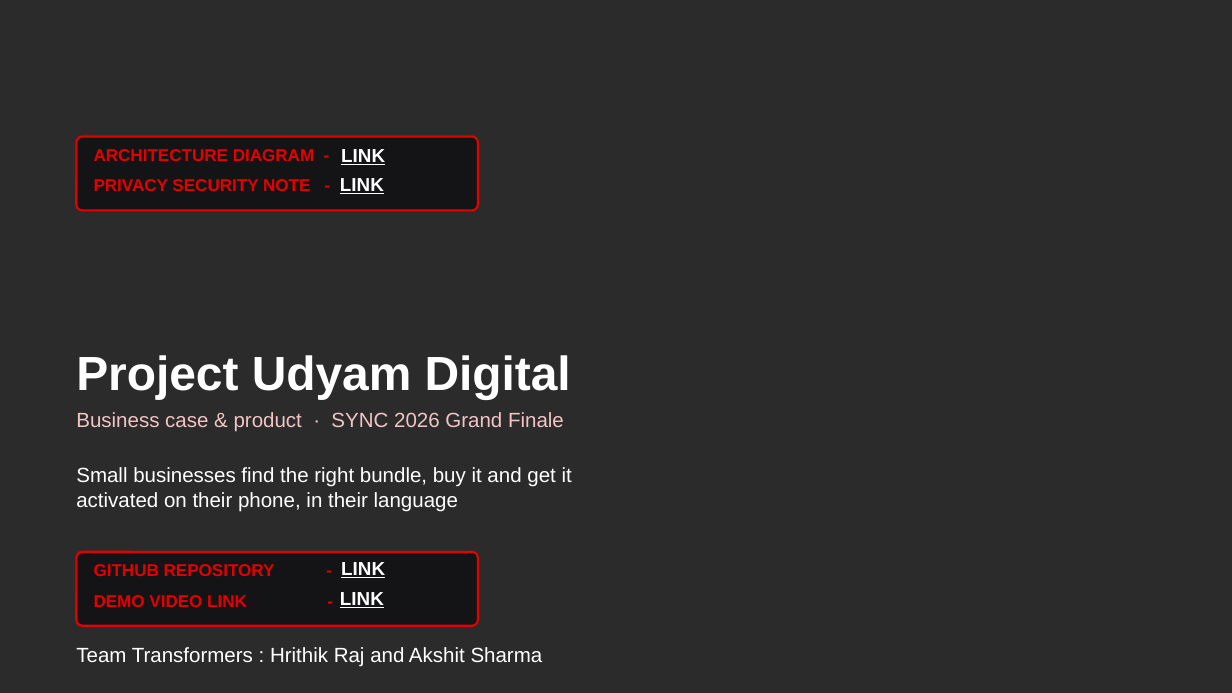
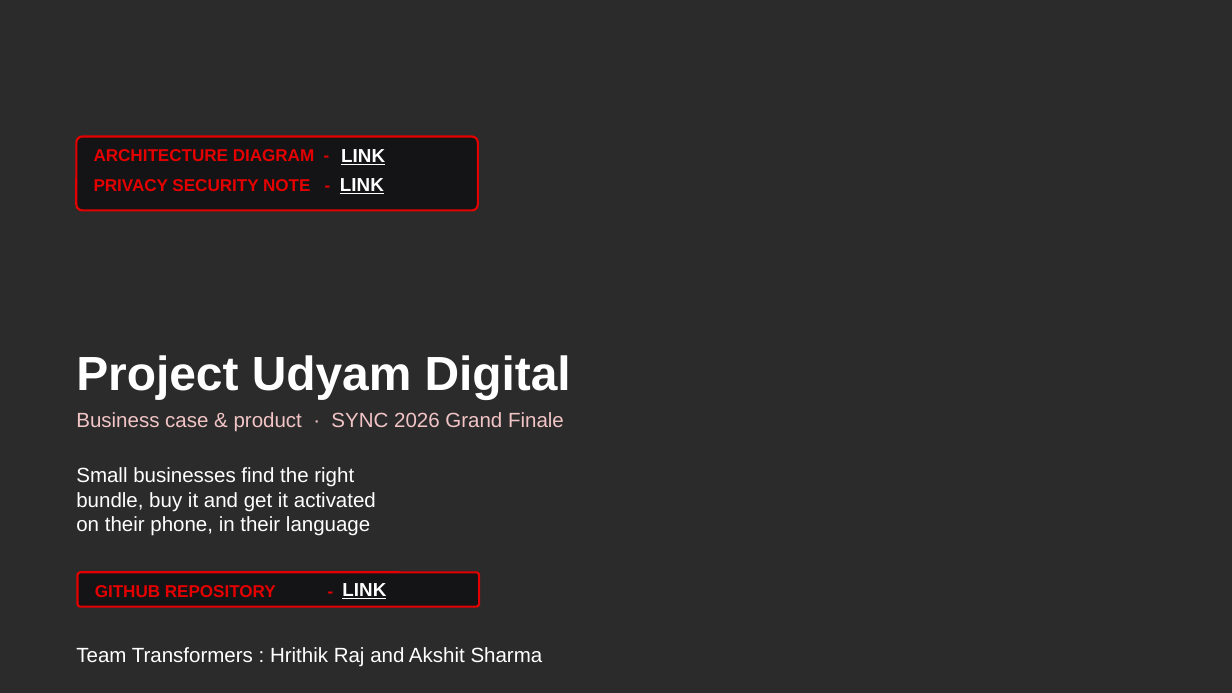
Before and after one commit to Hrithikkraj/Airtel-Udyam-hackathon, a slide deck: slide 1 of Transformers_IIITDelhi.pptx. Drawn at 1232x693 pixels with LibreOffice and Linux fonts; fonts in the diff are those of the drawing; background and template pictures are left out; a plain dark background stands for a picture behind light text. Boxes give left, top, right and bottom in pixels: in the first picture for what was removed or moved away, otherwise in the second. Text is boxed around its words. In the diff, an @@ line names an element or a change of style, - is before the commit and + after.

```diff
--- a/Transformers_IIITDelhi.pptx
+++ b/Transformers_IIITDelhi.pptx
@@ text "Small businesses find the right ..." rewrapped from [76, 467, 572, 512] to [76, 467, 376, 536] @@
@@ rounded rectangle: place and size @@
-rounded rectangle at [76, 552, 478, 626]
+rounded rectangle at [78, 573, 479, 607]
@@ text removed at [94, 595, 247, 607] @@
-DEMO VIDEO LINK -
@@ text "GITHUB REPOSITORY -": place and size @@
-text "GITHUB REPOSITORY -" at [94, 564, 275, 576]
+text "GITHUB REPOSITORY -" at [95, 585, 276, 597]
@@ text removed at [340, 592, 384, 608] @@
-LINK
@@ text "LINK": place and size @@
-text "LINK" at [341, 562, 385, 578]
+text "LINK" at [342, 583, 386, 599]
```
Also in this commit, not shown: 13 other files.
